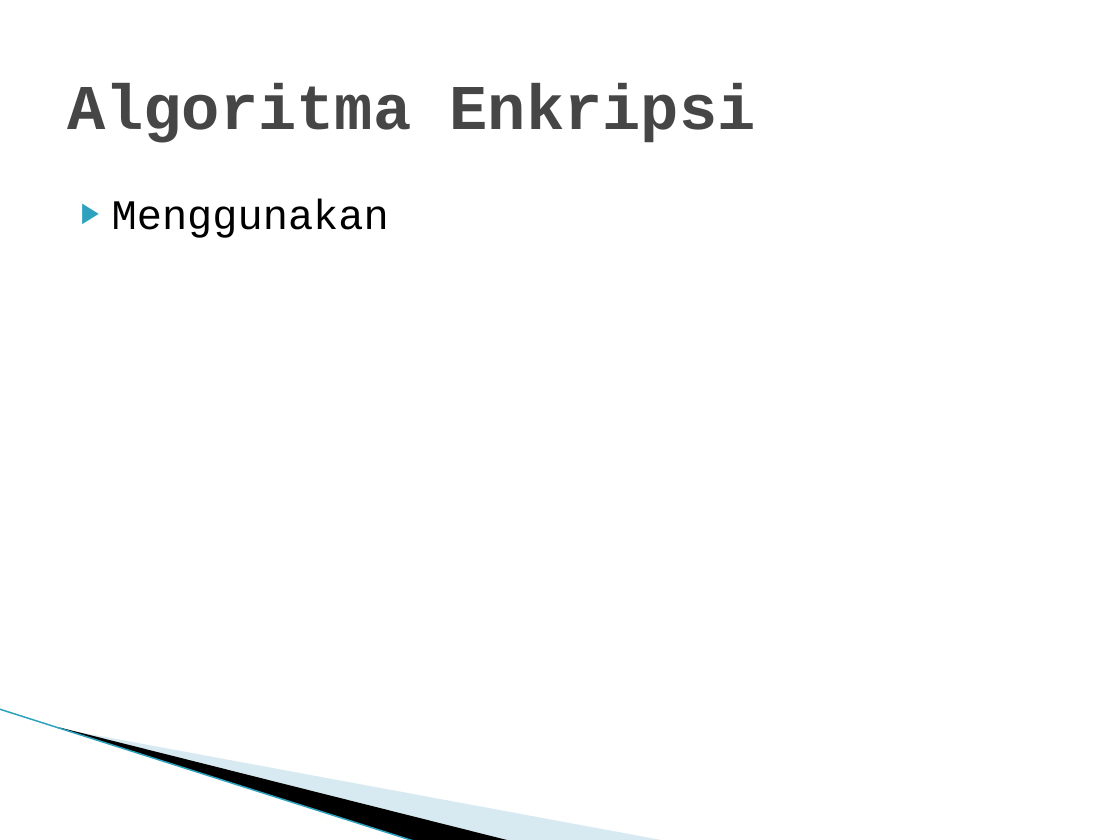
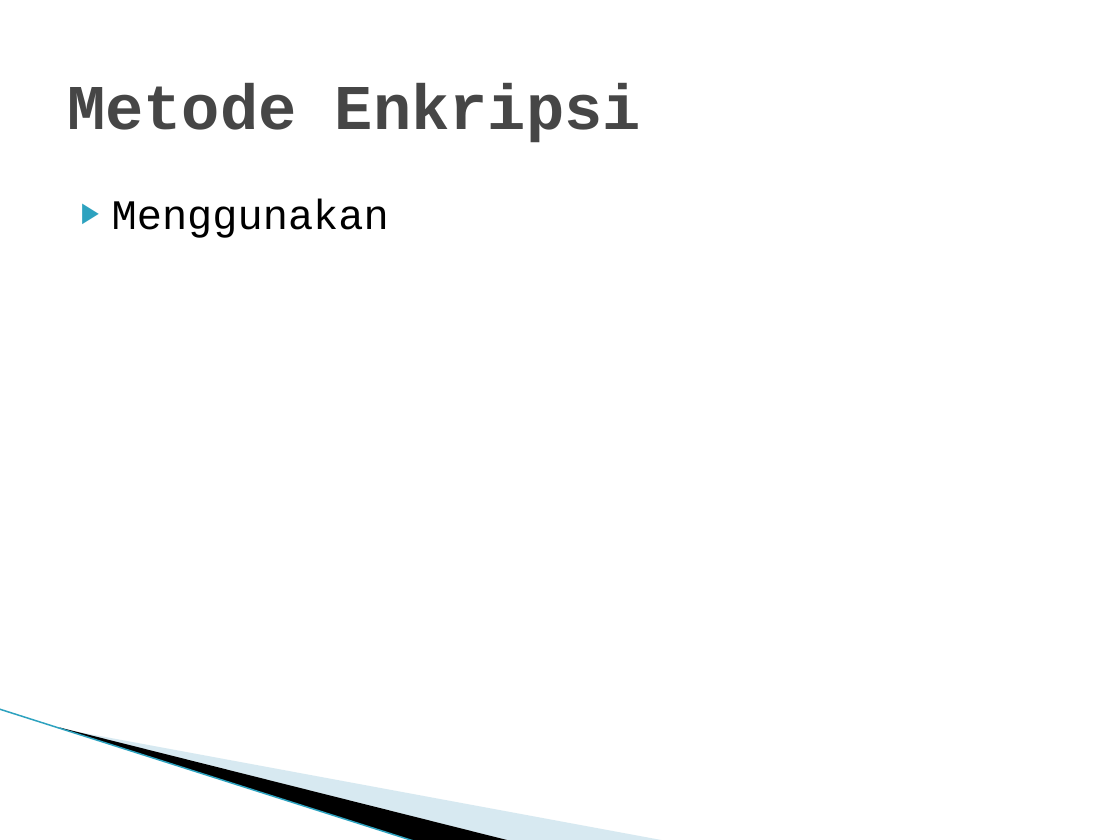
Before and after one commit to briliantnugraha/Project-KIJ-D, a slide deck: slide 4 of Chatting.ppt. Drawn at 1120x840 pixels with LibreOffice and Linux fonts; fonts in the diff are those of the drawing; background and template pictures are left out. Boxes give left, top, right and bottom in pixels: in the first picture for what was removed or moved away, otherwise in the second. Text is boxed around its words. In the diff, an @@ line names an element or a change of style, - is before the commit and + after.

```diff
--- a/Chatting.ppt
+++ b/Chatting.ppt
@@ title at (67,83,641,143): text changed @@
-Algoritma Enkripsi
+Metode Enkripsi
```
Also in this commit, not shown: 2 other slides changed, 1 other file.
